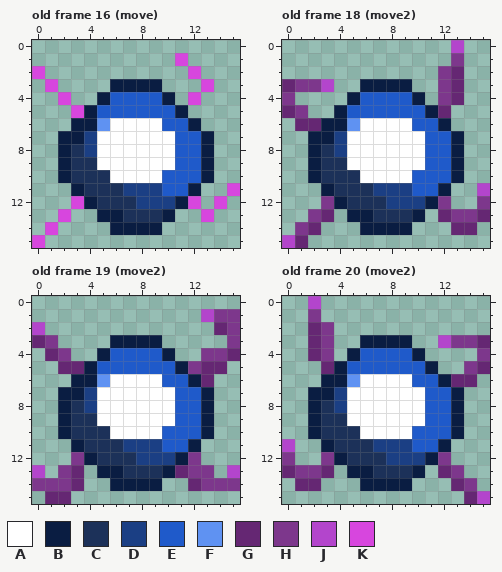
A pixel-art file gets an edit: Drillbird_sprites/Characters/Enemies/Walking Gem/WalkingGem.aseprite. This is how it looked before the edit.
16x16 pixels, 25 frames. Colours within 5 levels of each other are drawn and written as one. Shown: old frame 16 (move), old frame 18 (move2), old frame 19 (move2), old frame 20 (move2). The commit also changed other frames, which this record leaves out.
Visible layers, top first: "eye", "base", "legas".
Palette (. is transparent): A #ffffff  B #0a1d42  C #1c3159  D #1b3f84  E #1f5aca  F #5f92f2  G #652773  H #7d378c  J #b345cc  K #d746de
Pixels before, old frame 16 (move), first column x 0:
 1 ...........K....
 2 K...........K...
 3 .K....BBBB...K..
 4 ..K..BEEEEB.K...
 5 ...KBEEEEEEB....
 6 ...BBFAAAAEEB...
 7 ..BBDAAAAAAEEB..
 8 ..BCDAAAAAAEEB..
 9 ..BCCAAAAAAEEB..
10 ..BCCCAAAAEEEB..
11 ...BCCCDDDEEB..K
12 ...KBCCCDDDBK.K.
13 ..K..BBCCCB..K..
14 .K....BBBB......
15 K...............
Pixels before, old frame 18 (move2), first column x 0:
 0 .............J..
 1 .............H..
 2 ............HG..
 3 GHHJ..BBBB..HG..
 4 H....BEEEEB.HG..
 5 GH..BEEEEEEBG...
 6 .GGBBFAAAAEEB...
 7 ..BBDAAAAAAEEB..
 8 ..BCDAAAAAAEEB..
 9 ..BCCAAAAAAEEB..
10 ..BCCCAAAAEEEB..
11 ...BCCCDDDEEB..J
12 ...HBCCCDDDBH..H
13 ..HG.BBCCCB.GHHG
14 .HG...BBBB...GG.
15 JG..............
Pixels before, old frame 19 (move2), first column x 0:
 1 .............JHH
 2 J.............GH
 3 GH....BBBB.....H
 4 .GH..BEEEEB..HHG
 5 ..GGBEEEEEEBHGG.
 6 ...BBFAAAAEEBG..
 7 ..BBDAAAAAAEEB..
 8 ..BCDAAAAAAEEB..
 9 ..BCCAAAAAAEEB..
10 ..BCCCAAAAEEEB..
11 ...BCCCDDDEEB...
12 ...HBCCCDDDBH...
13 J.HG.BBCCCBGHH.J
14 HHHG..BBBB..GHHH
15 .GG.............
Pixels before, old frame 20 (move2), first column x 0:
 0 ..J.............
 1 ..H.............
 2 ..GH............
 3 ..GH..BBBB..JHHG
 4 ..GH.BEEEEB....H
 5 ...GBEEEEEEB..HG
 6 ...BBFAAAAEEBGG.
 7 ..BBDAAAAAAEEB..
 8 ..BCDAAAAAAEEB..
 9 ..BCCAAAAAAEEB..
10 ..BCCCAAAAEEEB..
11 J..BCCCDDDEEB...
12 H..HBCCCDDDBH...
13 GHHG.BBCCCB.GH..
14 .GG...BBBB...GH.
15 ..............GJ
The same view after the edit:
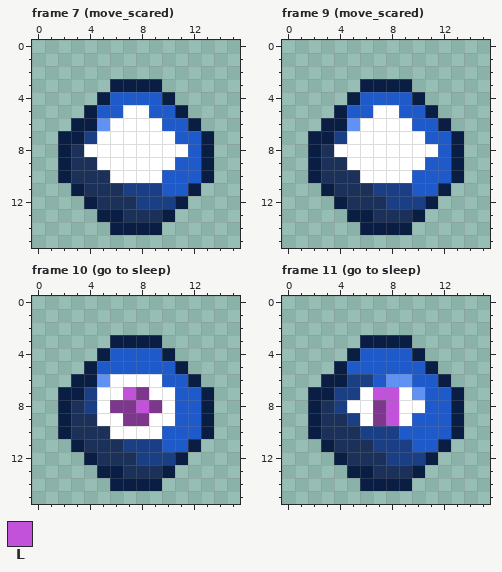
Colours new in this view: L #c152d9
Diff:
frames 25 -> 14
layer "legas" now hidden
Changed rows in their new state; - is an unchanged pixel.
Frame 7 (move_scared) against old frame 16 (move):
first column x 0:
 1 -----------.----
 2 .-----------.---
 3 -.-----------.--
 4 --.---------.---
 5 ---.---AA-------
 8 ----A------A----
11 ---------------.
12 ---.--------.-.-
13 --.----------.--
14 -.--------------
15 .---------------
Frame 9 (move_scared) against old frame 18 (move2):
first column x 0:
 0 -------------.--
 1 -------------.--
 2 ------------..--
 3 ....--------..--
 4 .-----------..--
 5 ..-----AA---.---
 6 -..-------------
 8 ----A------A----
11 ---------------.
12 ---.--------.--.
13 --..--------....
14 -..----------..-
15 ..--------------
Frame 10 (go to sleep) against old frame 19 (move2):
first column x 0:
 1 -------------...
 2 .-------------..
 3 ..-------------.
 4 -..----------...
 5 --..--------...-
 6 -------------.--
 7 -------LH-------
 8 ------HHLH------
 9 -------HH-------
12 ---.--------.---
13 .-..-------...-.
14 ....--------....
15 -..-------------
Frame 11 (go to sleep) against old frame 20 (move2):
first column x 0:
 0 --.-------------
 1 --.-------------
 2 --..------------
 3 --..--------....
 4 --..-----------.
 5 ---.----------..
 6 -----DDEFF---..-
 7 -----D-LL-F-----
 8 -------HL-------
 9 -----D-HL-E-----
10 ------DDDE------
11 .---------------
12 .--.--------.---
13 ....--------..--
14 -..----------..-
15 --------------..
Changed places in both pictures, as pixel boxes (x1, y1, x2, y2):
changed: (32, 53, 214, 157)
erased: (188, 183, 240, 222)
erased: (32, 196, 84, 248)
changed: (282, 40, 464, 157)
erased: (438, 183, 490, 235)
erased: (282, 196, 334, 248)
changed: (32, 309, 240, 504)
changed: (282, 296, 490, 504)
